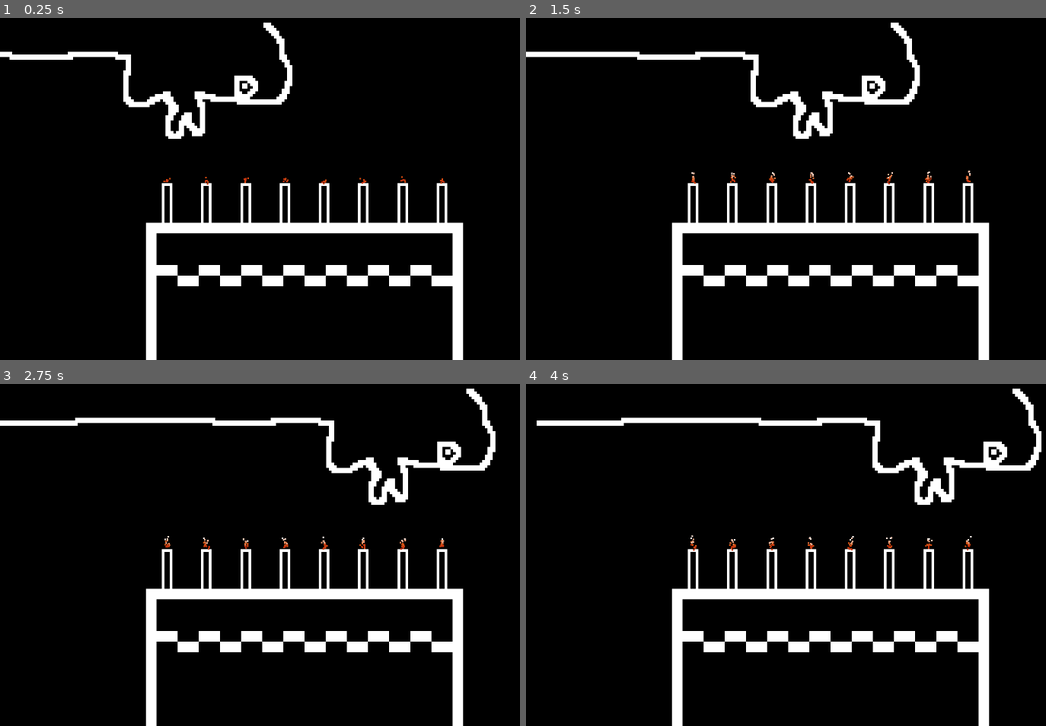
Above: before the commit, frames 1-4 (two rows, left to right).
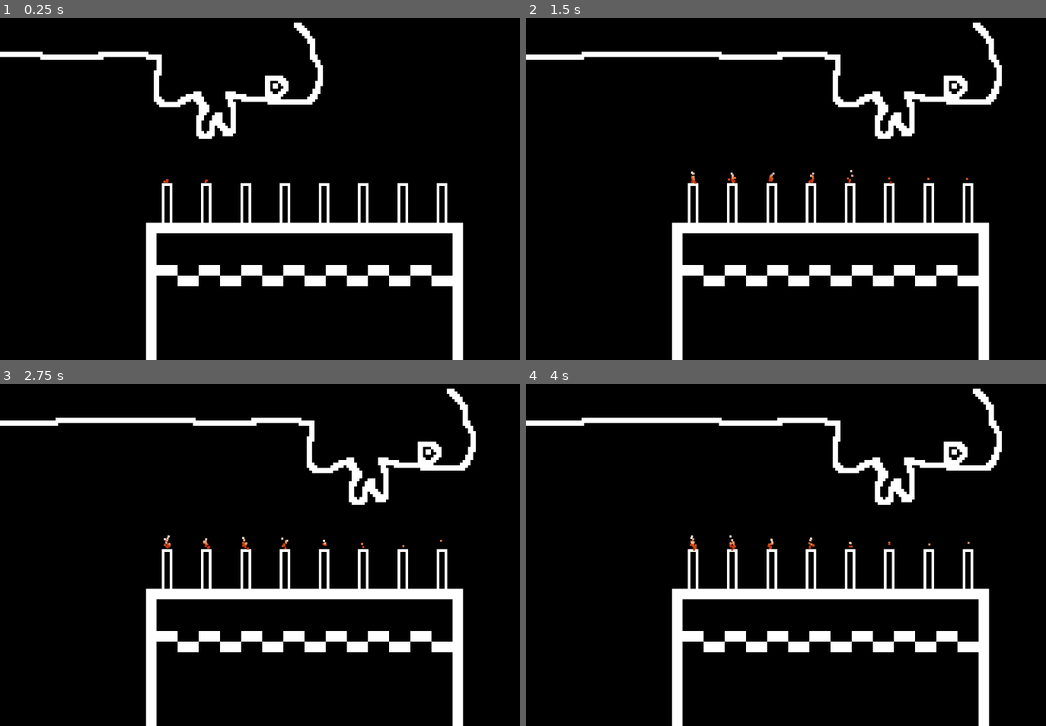
Above: after the commit, the same moments.

Repository: gmeisinger/ThirdSpaceJam
Game: Godot game, scene res://Scenes/main_scene.tscn
Two runs of this game, one before a commit and one after it. Both use one fixed random seed, a clock stepped at 60 frames per second and the inputs below. The project has no main scene, so this scene is started directly.
Inputs:
- Up to frame 1 (0.25 s): no input
- Up to frame 2 (1.5 s): no input
- Up to frame 3 (2.75 s): no input
- Up to frame 4 (4 s): no input

The runs differ from the first frame. In frame 1, 3.1% of the frame differs, in the area x 1-86%, y 1-49%; in frame 2, 4.0%, in the area x 0-92%, y 1-49%; in frame 3, 3.2%; in frame 4, 3.6%.

Commit message:
candle flames

Diff:
--- a/Scenes/Cake/cake.gd
+++ b/Scenes/Cake/cake.gd
@@ -19,6 +19,6 @@
 		candle_parent.add_child(candle)
 
 func get_next_candle_x():
-	var next : Candle = candle_parent.get_child(randi_range(0, num_candles))
+	var next : Candle = candle_parent.get_child(randi_range(0, num_candles - 1))
 	var next_x = next.position.x
 	return next_x
--- a/Scenes/Cake/candle.gd
+++ b/Scenes/Cake/candle.gd
@@ -1,5 +1,33 @@
 class_name Candle
 extends Node2D
 
+@export var flame : CPUParticles2D
+
+@onready var starting_flame_amount = flame.amount
+@onready var tween = create_tween()
+
+
+var lit = true
+# flame will be reduced by 1 particle at this rate
+var _fade_time = 1.0
+var _regen_time = 0.5
+
 func _ready():
-	pass
+	tween.connect("finished", _on_tween_finished)
+	tween.tween_property(flame, "amount", 0, _fade_time)
+
+func _on_tween_finished():
+	if flame.amount == 0:
+		lit = false
+		flame.emitting = false
+
+func _on_blow_detector_area_entered(area):
+	print("getting blown!")
+	tween.stop()
+	tween.tween_property(flame, "amount", 0, _fade_time)
+
+func _on_blow_detector_area_exited(area):
+	print("not getting blown!")
+	tween.stop()
+	if lit:
+		tween.tween_property(flame, "amount", starting_flame_amount, _regen_time)
--- a/Scenes/Cake/candle.tscn
+++ b/Scenes/Cake/candle.tscn
@@ -7,20 +7,35 @@
 offsets = PackedFloat32Array(0, 0.476667, 1)
 colors = PackedColorArray(0.777853, 0.186094, 0.0594601, 1, 0.849136, 0.321703, 0.0611829, 1, 1, 1, 1, 1)
 
-[node name="Candle" type="Node2D"]
+[sub_resource type="RectangleShape2D" id="RectangleShape2D_vbyq3"]
+
+[node name="Candle" type="Node2D" node_paths=PackedStringArray("flame")]
 script = ExtResource("1_y4ona")
+flame = NodePath("Flame")
 
 [node name="Sprite" type="Sprite2D" parent="."]
 position = Vector2(2.08165e-12, -40)
 texture = ExtResource("1_mkvkh")
 
-[node name="CPUParticles2D" type="CPUParticles2D" parent="."]
+[node name="Flame" type="CPUParticles2D" parent="."]
 position = Vector2(0, -79)
 amount = 16
 lifetime = 0.6
 emission_shape = 1
 emission_sphere_radius = 6.0
 gravity = Vector2(2.08165e-12, -98)
-scale_amount_min = 3.0
-scale_amount_max = 3.0
+scale_amount_min = 4.0
+scale_amount_max = 4.0
 color_ramp = SubResource("Gradient_34hi5")
+
+[node name="BlowDetector" type="Area2D" parent="."]
+collision_layer = 4
+collision_mask = 2
+monitorable = false
+
+[node name="CollisionShape2D" type="CollisionShape2D" parent="BlowDetector"]
+position = Vector2(0, -85)
+shape = SubResource("RectangleShape2D_vbyq3")
+
+[connection signal="area_entered" from="BlowDetector" to="." method="_on_blow_detector_area_entered"]
+[connection signal="area_exited" from="BlowDetector" to="." method="_on_blow_detector_area_exited"]
--- a/Scenes/Face/face.tscn
+++ b/Scenes/Face/face.tscn
@@ -1,7 +1,10 @@
-[gd_scene load_steps=3 format=3 uid="uid://bfplb42segbeb"]
+[gd_scene load_steps=4 format=3 uid="uid://bfplb42segbeb"]
 
 [ext_resource type="Texture2D" uid="uid://dsey2m57jov2k" path="res://Assets/Images/face.png" id="1_xf0ku"]
 [ext_resource type="Script" path="res://Scenes/Face/face.gd" id="2_hgcg3"]
+
+[sub_resource type="RectangleShape2D" id="RectangleShape2D_ngksh"]
+size = Vector2(59, 103)
 
 [node name="Face" type="Node2D"]
 script = ExtResource("2_hgcg3")
@@ -10,3 +13,12 @@
 position = Vector2(-116, 0)
 scale = Vector2(5, 5)
 texture = ExtResource("1_xf0ku")
+
+[node name="BlowZone" type="Area2D" parent="."]
+collision_layer = 2
+collision_mask = 4
+monitoring = false
+
+[node name="CollisionShape2D" type="CollisionShape2D" parent="BlowZone"]
+position = Vector2(-3.5, -41.5)
+shape = SubResource("RectangleShape2D_ngksh")
--- a/Scenes/main_scene.gd
+++ b/Scenes/main_scene.gd
@@ -6,4 +6,4 @@
 
 func _ready():
 	face.position.x = cake.candle_parent.position.x
-	face.move_to(cake.get_next_candle_x(), 3.0)
+	face.move_to(cake.get_next_candle_x(), 1.0)
--- a/project.godot
+++ b/project.godot
@@ -23,6 +23,11 @@
 
 window/stretch/mode="viewport"
 
+[layer_names]
+
+2d_physics/layer_2="blow"
+2d_physics/layer_3="fire"
+
 [rendering]
 
 textures/canvas_textures/default_texture_filter=0
Not shown: 1 places in Scenes/Cake/candle.tscn that only renumber resources
